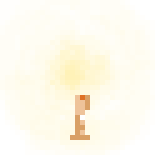
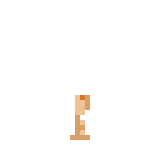
Comparing the layer stacks of the two 155 x 155 images. Changes:
removed layer "Ebene 3" over 0, 0, 155, 155
